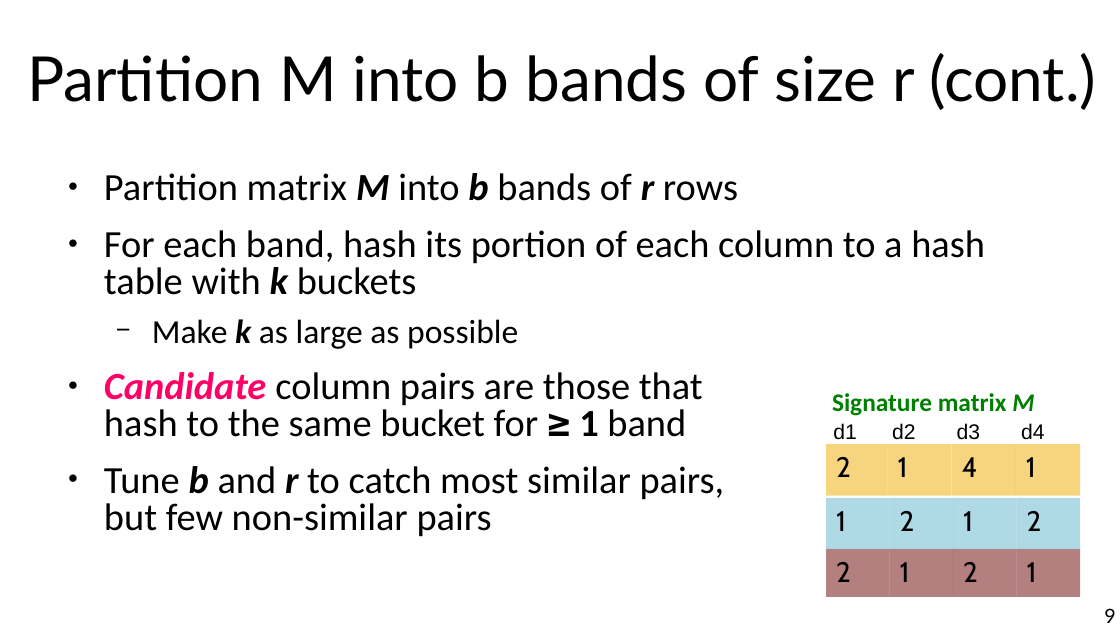
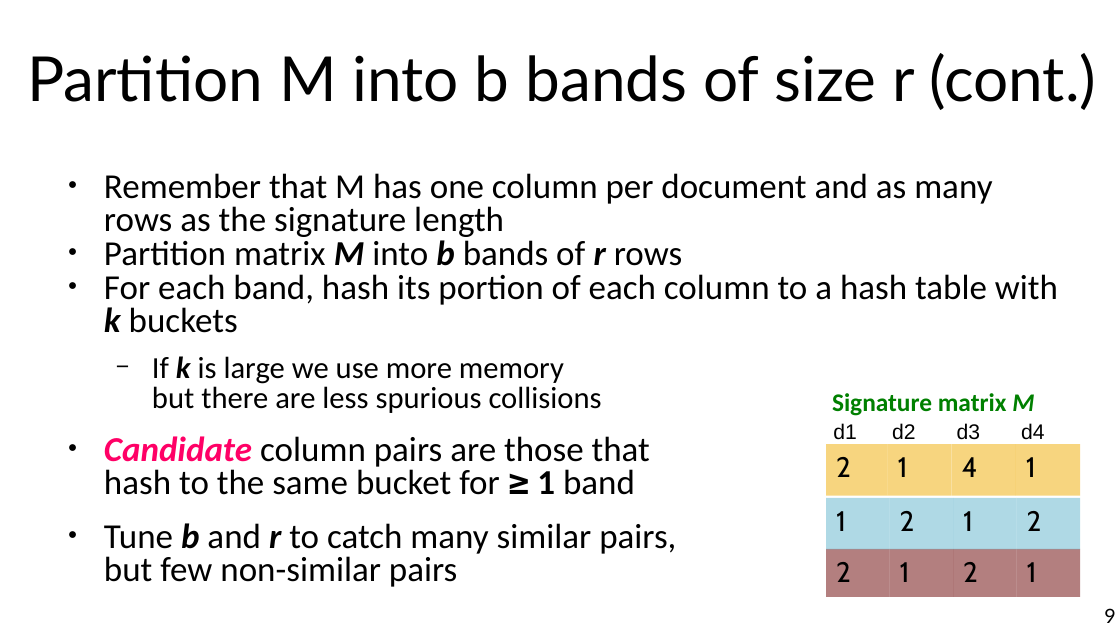
Before and after one commit to chatox/data-mining-course, a slide deck: slide 9 of theory/odp/tt09_locality_sensitive_hashing.odp. Drawn at 1120x630 pixels with LibreOffice and Linux fonts; fonts in the diff are those of the drawing. Boxes give left, top, right and bottom in pixels: in the first picture for what was removed or moved away, otherwise in the second. Text is boxed around its words. In the diff, an @@ line names an element or a change of style, - is before the commit and + after.

```diff
--- a/theory/odp/tt09_locality_sensitive_hashing.odp
+++ b/theory/odp/tt09_locality_sensitive_hashing.odp
@@ text at [104,173,992,241]: paragraph added @@
+● Remember that M has one column per document and as many rows as the signature length
@@ text at [104,236,1058,495]: size 27.2 to 24.8 pt in "Partition matrix M into b bands of ...", "For each band, hash its portion of ...", "Candidate column pairs are those that hash ..."; less space between paragraphs @@
@@ text at [152,356,602,413]: text changed; size 23.8 to 21.7 pt @@
-  − Make k as large as possible
+  − If k is large we use more memory
+    but there are less spurious collisions
@@ text at [104,523,676,587]: text changed; size 27.2 to 24.8 pt @@
-● Tune b and r to catch most similar pairs,
-  but few non-similar pairs
+● Tune b and r to catch many similar pairs,
+  but few non-similar pairs
```
Also in this commit, not shown: 4 other slides changed, 5 other files.
